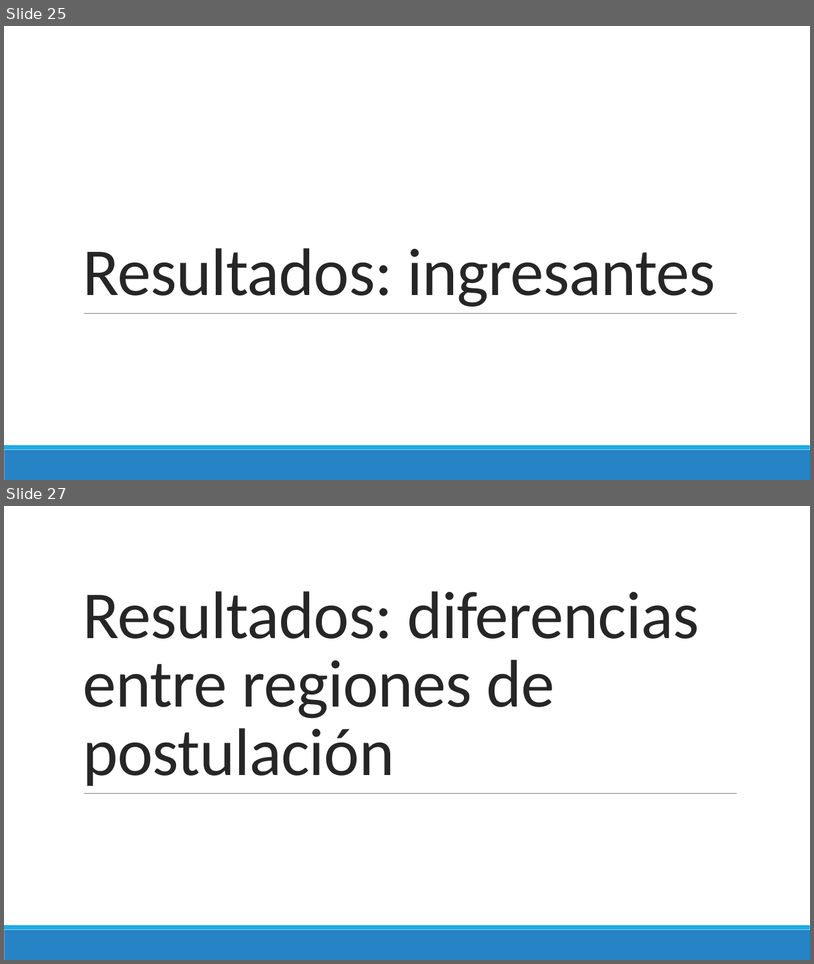
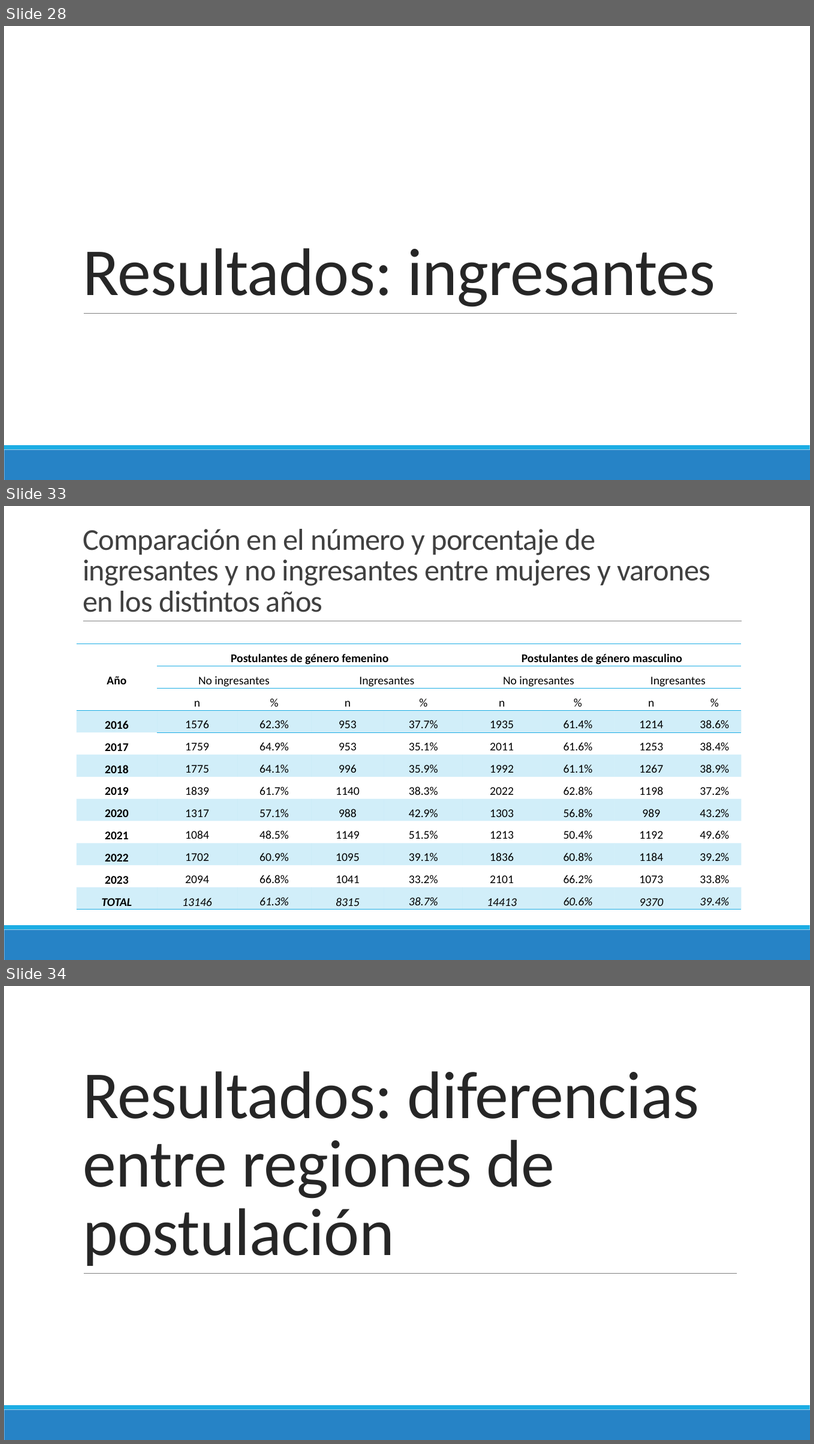
Before and after one commit to danimedi/tesis_genero_especialidades, a slide deck: doc/diapositivas_sustentacion_tesis.pptx. Shown one above the other, each under a label of ours: slides 25 and 27 before the commit, slides 28, 33 and 34 after it; the slides between them are not shown. The pictures are 814x964 and 814x1444 pixels, drawn with LibreOffice and Linux fonts; fonts in the diff are those of the drawing. Boxes give left, top, right and bottom in pixels: in the first picture for what was removed or moved away, otherwise in the second. Text is boxed around its words. In the diff, an @@ line names an element or a change of style, - is before the commit and + after.

```diff
--- a/doc/diapositivas_sustentacion_tesis.pptx
+++ b/doc/diapositivas_sustentacion_tesis.pptx
@@ slide 33 added at (x1=4, y1=506, x2=810, y2=960), background #FFFFFF; not listed: 2 template elements that a slide beside it also shows @@
@@ title added at (x1=83, y1=529, x2=711, y2=612), 36 pt, text #404040 @@
+Comparación en el número y porcentaje de ingresantes y no ingresantes entre mujeres y varones en los distintos años
@@ line added from (83, 621) to (743, 621), #808080 0.5 pt @@
@@ table added at (x1=77, y1=644, x2=742, y2=910), 12 rows, 9 columns @@
+Año | Postulantes de género femenino |  |  |  | Postulantes de género masculino |  |  | 
+ | No ingresantes |  | Ingresantes |  | No ingresantes |  | Ingresantes | 
+ | n | % | n | % | n | % | n | %
+2016 | 1576 | 62.3% | 953 | 37.7% | 1935 | 61.4% | 1214 | 38.6%
+2017 | 1759 | 64.9% | 953 | 35.1% | 2011 | 61.6% | 1253 | 38.4%
+2018 | 1775 | 64.1% | 996 | 35.9% | 1992 | 61.1% | 1267 | 38.9%
+2019 | 1839 | 61.7% | 1140 | 38.3% | 2022 | 62.8% | 1198 | 37.2%
+2020 | 1317 | 57.1% | 988 | 42.9% | 1303 | 56.8% | 989 | 43.2%
+2021 | 1084 | 48.5% | 1149 | 51.5% | 1213 | 50.4% | 1192 | 49.6%
+2022 | 1702 | 60.9% | 1095 | 39.1% | 1836 | 60.8% | 1184 | 39.2%
+2023 | 2094 | 66.8% | 1041 | 33.2% | 2101 | 66.2% | 1073 | 33.8%
+TOTAL | 13146 | 61.3% | 8315 | 38.7% | 14413 | 60.6% | 9370 | 39.4%
@@ what was slide 25 is now slide 28 @@
@@ what was slide 27 is now slide 34 @@
```
Also in this commit, not shown: 1 slide changed, 12 other slides added, 3 slides removed.
